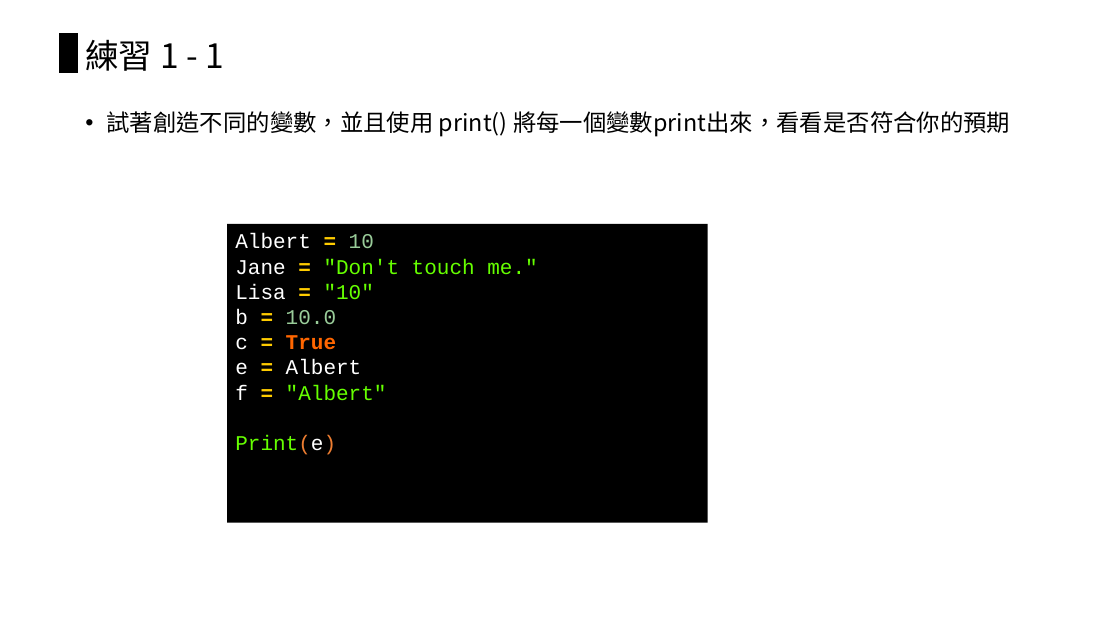
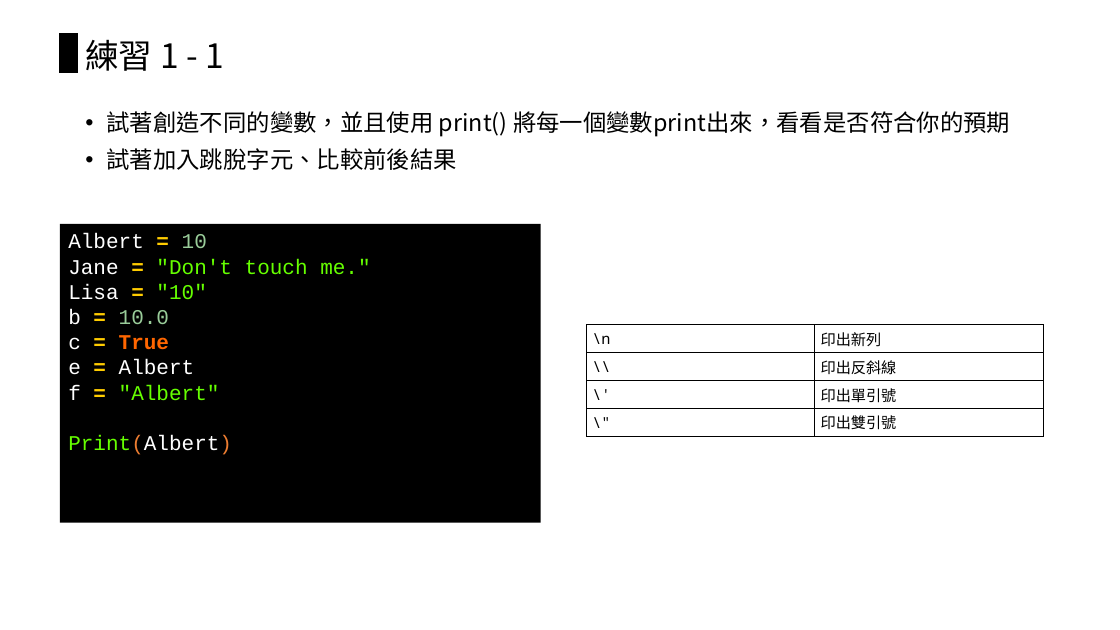
Before and after one commit to chiachin-yen/NCKU_workshop_2018, a slide deck: slide 42 of 2018_Eink工作營.pptx (slide 39 before the commit). Drawn at 1120x630 pixels with LibreOffice and Linux fonts; fonts in the diff are those of the drawing. Boxes give left, top, right and bottom in pixels: in the first picture for what was removed or moved away, otherwise in the second. Text is boxed around its words. In the diff, an @@ line names an element or a change of style, - is before the commit and + after.

```diff
--- a/2018_Eink工作營.pptx
+++ b/2018_Eink工作營.pptx
@@ text at (106, 148, 457, 170): paragraph added @@
+• 試著加入跳脫字元、比較前後結果
@@ rectangle "Albert = 10": place and size @@
-rectangle "Albert = 10" at (227, 223, 707, 523)
+rectangle "Albert = 10" at (60, 223, 540, 523)
@@ table added at (586, 325, 1044, 434), 4 rows, 2 columns @@
+\n | 印出新列
+\\ | 印出反斜線
+\' | 印出單引號
+\" | 印出雙引號
@@ text in rectangle at (68, 435, 232, 455): text changed; text colour #66FF00 to #FFFFFF @@
-Print(e)
+Print(Albert)
```
Also in this commit, not shown: 27 other slides changed, 9 slides added, 2 slides removed, 6 other files.
